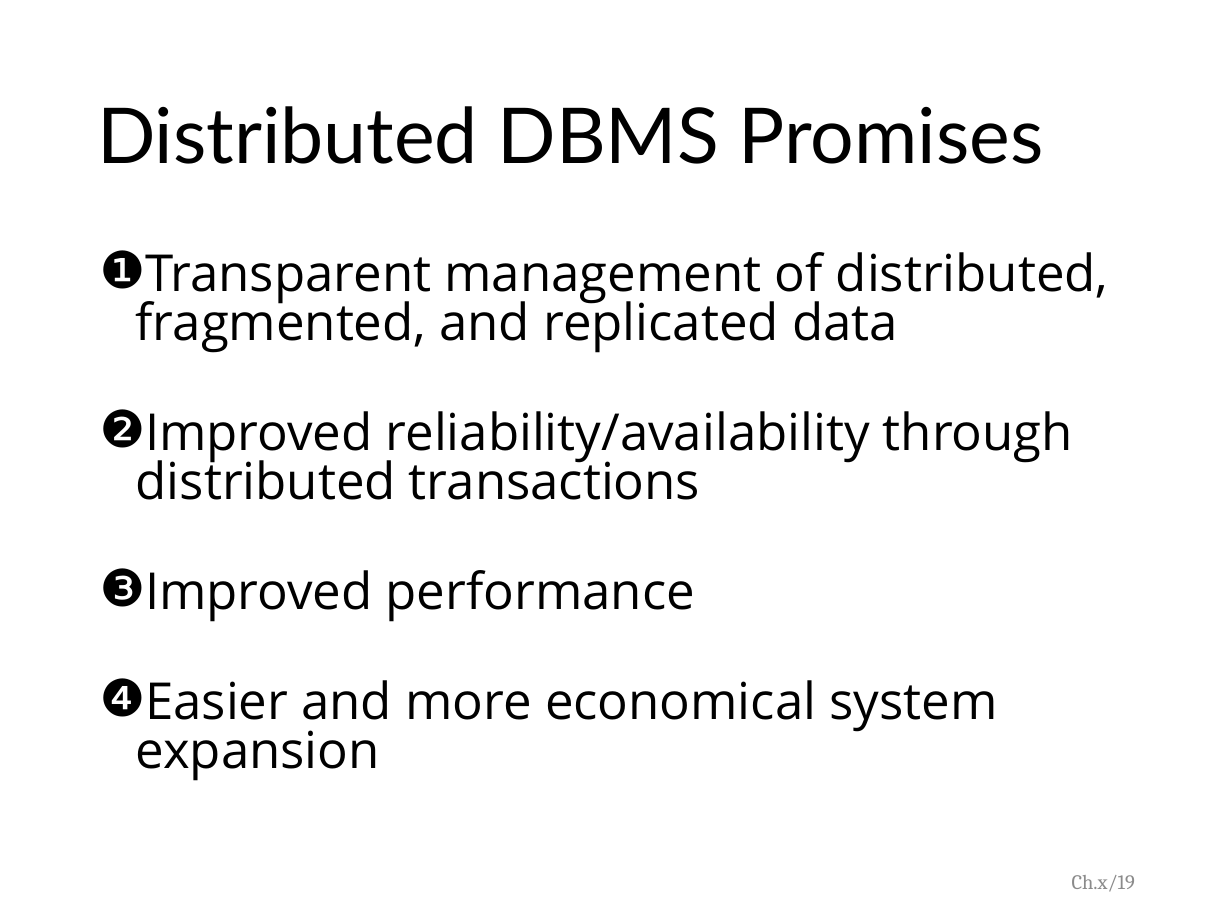
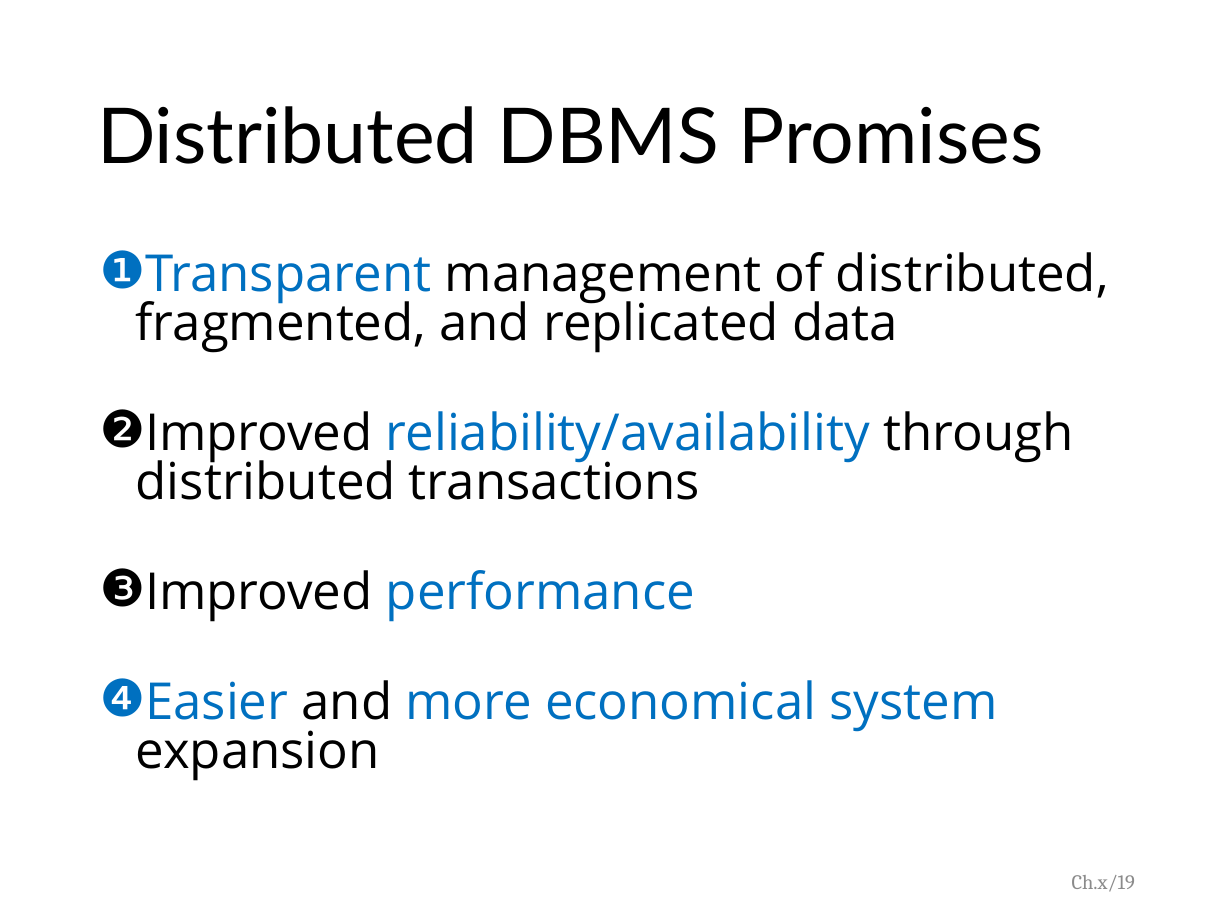
Before and after one commit to munif/distributed-database, a slide deck: slide 19 of 161702/docs/01. Distributed Database.pptx. Drawn at 1232x924 pixels with LibreOffice and Linux fonts; fonts in the diff are those of the drawing. Boxes give left, top, right and bottom in pixels: in the first picture for what was removed or moved away, otherwise in the second. Text is boxed around its words. In the diff, an @@ line names an element or a change of style, - is before the commit and + after.

```diff
--- a/161702/docs/01. Distributed Database.pptx
+++ b/161702/docs/01. Distributed Database.pptx
@@ text "Transparent management of distributed, fragmented, ..." at <box>136,252,1109,781</box>: text colour #000000 to #0070C0 in "Transparent", "reliability/availability", "performance", "Easier more economical system" @@
```
Also in this commit, not shown: 2 other slides changed, 2 slides added.
